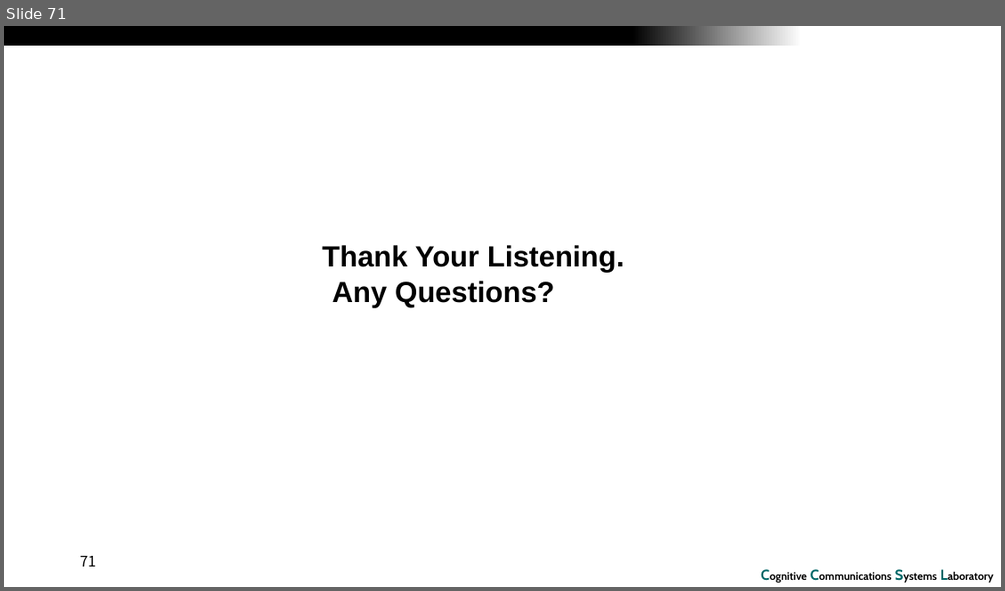
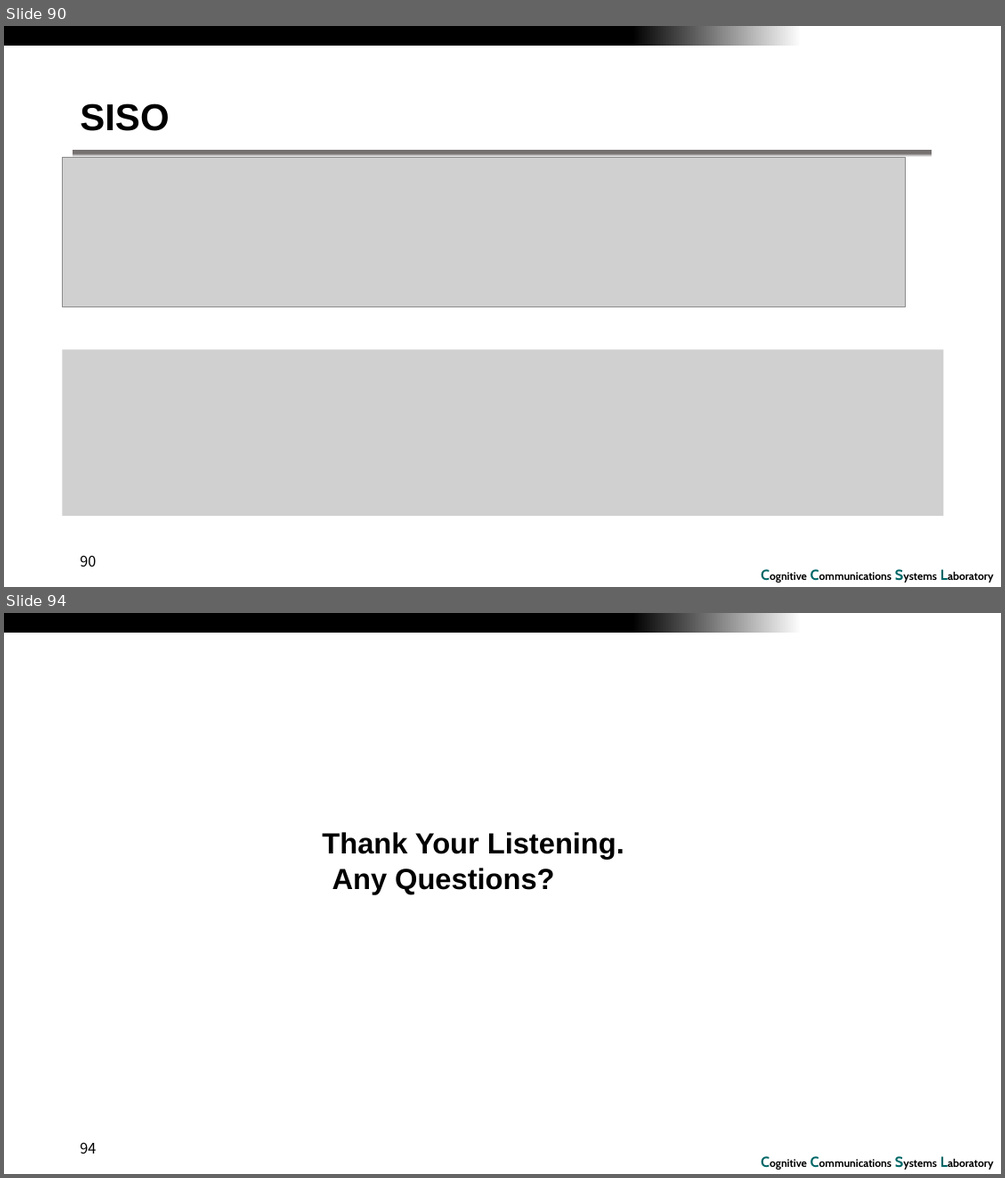
Before and after one commit to RefatHanbat/Presentation-of-SDM, a slide deck: Assignment_7.pptx. Shown one above the other, each under a label of ours: slide 71 before the commit, slides 90 and 94 after it; the slides between them are not shown. The pictures are 1005x591 and 1005x1178 pixels, drawn with LibreOffice and Linux fonts; fonts in the diff are those of the drawing; grey boxes stand for pictures; background and template pictures are left out. Boxes give left, top, right and bottom in pixels: in the first picture for what was removed or moved away, otherwise in the second. Text is boxed around its words. In the diff, an @@ line names an element or a change of style, - is before the commit and + after.

```diff
--- a/Assignment_7.pptx
+++ b/Assignment_7.pptx
@@ slide 90 added at (x1=4, y1=26, x2=1001, y2=587), background #FFFFFF; not listed: 2 template elements that a slide beside it also shows @@
@@ title added at (x1=80, y1=103, x2=169, y2=131), 36 pt, text #000000, bold @@
+SISO
@@ picture added at (x1=63, y1=157, x2=905, y2=306) @@
@@ rectangle added at (x1=73, y1=150, x2=932, y2=157), fill gradient #767171 to #FFFFFF @@
@@ picture added at (x1=63, y1=350, x2=944, y2=516) @@
@@ page number added at (x1=80, y1=556, x2=96, y2=566), 14 pt, text #000000 @@
+90
@@ what was slide 71 is now slide 94 @@
@@ page number at (x1=80, y1=1143, x2=96, y2=1153): text changed @@
-71
+94
```
Also in this commit, not shown: 22 other slides added, 2 other files.
